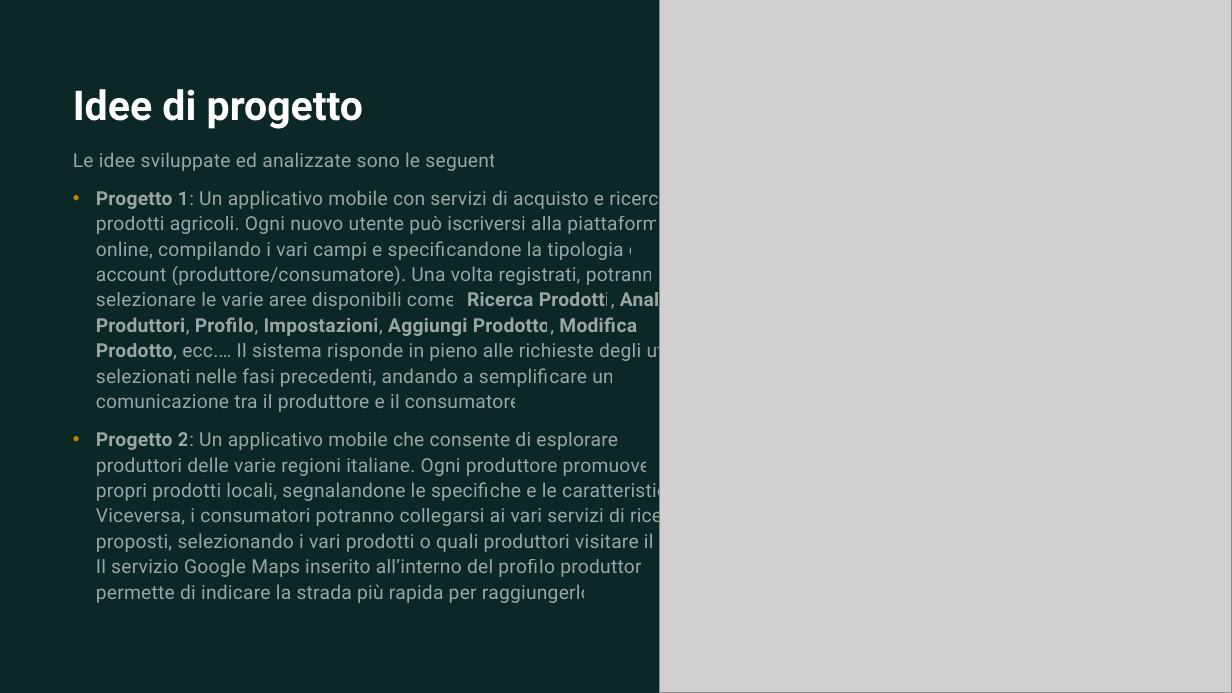
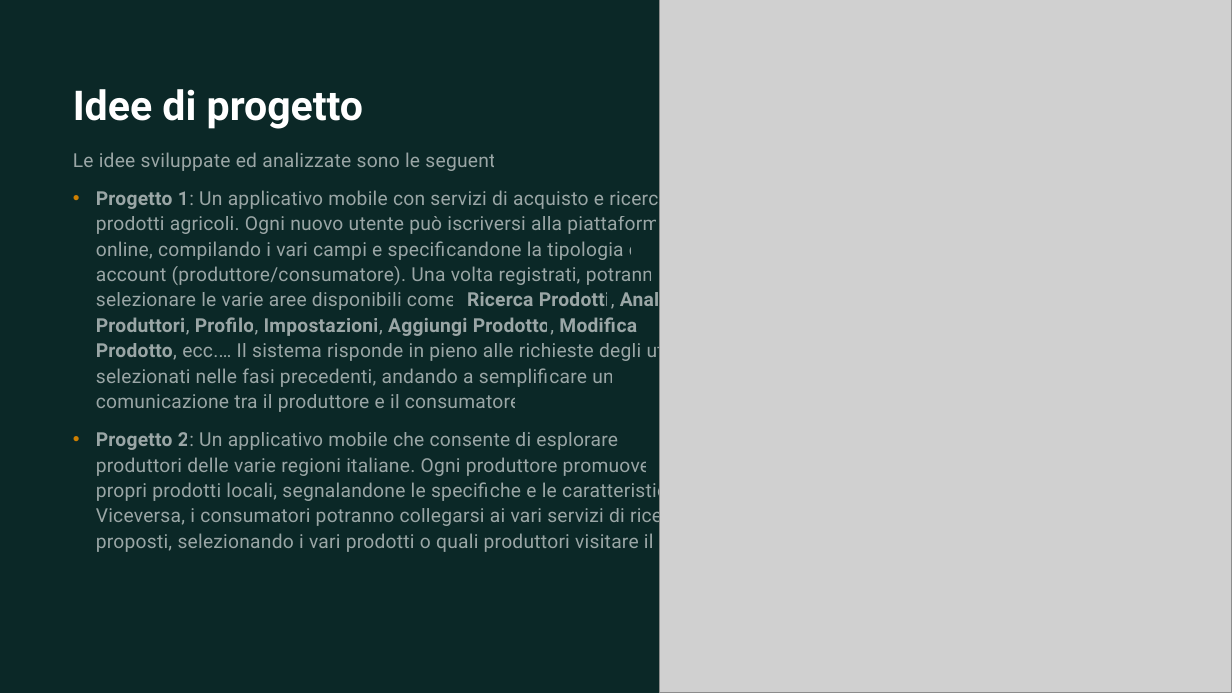
Before and after one commit to pietroclemente92/Demetra, a slide deck: slide 18 of Documenti/Presentazione Demetra.pptx. Drawn at 1232x693 pixels with LibreOffice and Linux fonts; fonts in the diff are those of the drawing; grey boxes stand for pictures. Boxes give left, top, right and bottom in pixels: in the first picture for what was removed or moved away, otherwise in the second. Text is boxed around its words. In the diff, an @@ line names an element or a change of style, - is before the commit and + after.

```diff
--- a/Documenti/Presentazione Demetra.pptx
+++ b/Documenti/Presentazione Demetra.pptx
@@ text at [96,432,702,553]: text changed @@
-• Progetto 2: Un applicativo mobile che consente di esplorare i produttori delle varie regioni italiane. Ogni produttore promuove i propri prodotti locali, segnalandone le specifiche e le caratteristiche. Viceversa, i consumatori potranno collegarsi ai vari servizi di ricerca proposti, selezionando i vari prodotti o quali produttori visitare il loco. Il servizio Google Maps inserito all’interno del profilo produttore, permette di indicare la strada più rapida per raggiungerlo.
+• Progetto 2: Un applicativo mobile che consente di esplorare i produttori delle varie regioni italiane. Ogni produttore promuove i propri prodotti locali, segnalandone le specifiche e le caratteristiche. Viceversa, i consumatori potranno collegarsi ai vari servizi di ricerca proposti, selezionando i vari prodotti o quali produttori visitare il loco.
```
Also in this commit, not shown: 3 other slides changed.
